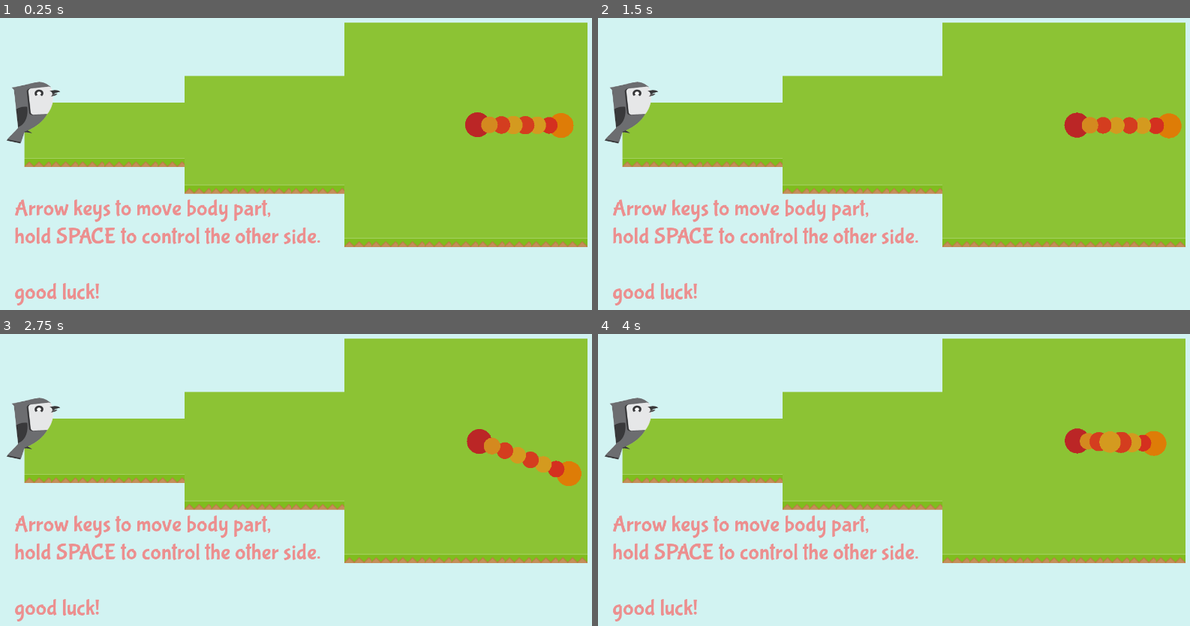
Above: before the commit, frames 1-4 (two rows, left to right).
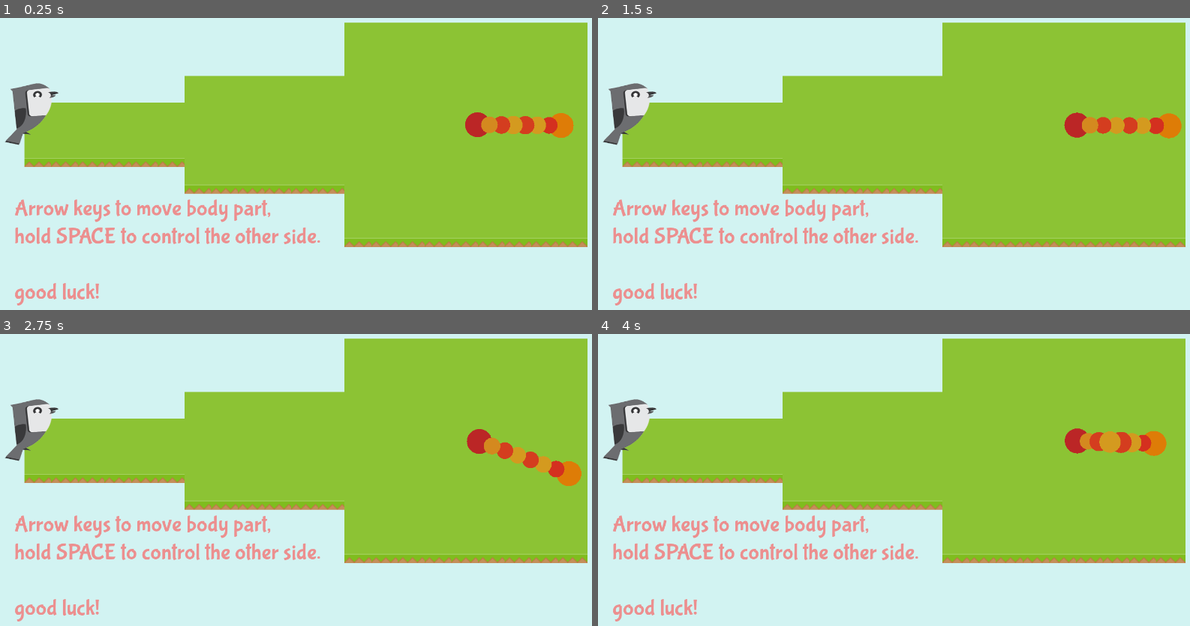
Above: after the commit, the same moments.

Repository: AlecTroemel/LudumDare46-EarlyWorm
Game: Godot game, scene res://Level/Level0.tscn
Same seed, same stepped clock (60 frames per second), same inputs: the game is played once before the commit and once after it. The project has no main scene, so this scene is started directly.
Inputs:
- Up to frame 1 (0.25 s): no input
- Up to frame 2 (1.5 s): tap Enter (ui_accept) at 0.5, 0.77 s; hold Right (ui_right) 0.53-1.28 s; tap Space at 0.6, 1.35 s; hold Down (ui_down) from 1.28 s (still down)
- Up to frame 3 (2.75 s): tap Enter (ui_accept) at 1.52 s; release Down (ui_down) at 2.03 s; hold Right (ui_right) from 2.03 s (still down); tap Space at 2.1 s
- Up to frame 4 (4 s): release Right (ui_right) at 2.78 s; hold Up (ui_up) 2.78-3.53 s; tap Space at 2.85, 3.6 s; tap Enter (ui_accept) at 3.02, 3.77 s; hold Left (ui_left) from 3.53 s (still down)

The runs differ from the first frame. In frame 1, 0.3% of the frame differs, in the area x 0-11%, y 21-44%; in frame 2, 0.3%; in frame 3, 0.3%; in frame 4, 0.3%.

Commit message:
add bite sound and music

Diff:
--- a/Bird.gd
+++ b/Bird.gd
@@ -17,5 +17,5 @@
 
 
 func _on_Area2D_area_entered(area):
+	$Bite.play()
 	emit_signal("area_entered", area)
-	pass # Replace with function body.
--- a/Bird.tscn
+++ b/Bird.tscn
@@ -7,6 +7,7 @@
 [ext_resource path="res://starving.tres" type="Animation" id=5]
 [ext_resource path="res://hungry.tres" type="Animation" id=6]
 [ext_resource path="res://happy.tres" type="Animation" id=7]
+[ext_resource path="res://assets/audio/bite.wav" type="AudioStream" id=8]
 
 [sub_resource type="AtlasTexture" id=39]
 flags = 4
@@ -226,4 +227,7 @@
 [node name="CollisionShape2D" type="CollisionShape2D" parent="Area2D"]
 position = Vector2( 61.2986, 46.2252 )
 shape = SubResource( 70 )
+
+[node name="Bite" type="AudioStreamPlayer" parent="."]
+stream = ExtResource( 8 )
 [connection signal="area_entered" from="Area2D" to="." method="_on_Area2D_area_entered"]
--- a/Level/Level0.gd
+++ b/Level/Level0.gd
@@ -36,3 +36,5 @@
 		1, 0, 1,
 		Tween.TRANS_LINEAR, Tween.EASE_IN_OUT)
 	tween.start()
+
+	$BGMusic.play()
--- a/Level/Level0.tscn
+++ b/Level/Level0.tscn
@@ -1,9 +1,10 @@
-[gd_scene load_steps=11 format=2]
+[gd_scene load_steps=12 format=2]
 
 [ext_resource path="res://Level/bricks.tres" type="TileSet" id=1]
 [ext_resource path="res://InchWorm.tscn" type="PackedScene" id=2]
 [ext_resource path="res://Bird.tscn" type="PackedScene" id=3]
 [ext_resource path="res://Level/Level0.gd" type="Script" id=4]
+[ext_resource path="res://assets/audio/backgroundwav.wav" type="AudioStream" id=5]
 
 [sub_resource type="DynamicFontData" id=9]
 font_path = "res://assets/fonts/BubblegumSans-Regular.otf"
@@ -100,5 +101,8 @@
 position = Vector2( 1151.09, 629.211 )
 
 [node name="Bird" parent="World" instance=ExtResource( 3 )]
-position = Vector2( 87.0074, 597.664 )
+position = Vector2( 83.4913, 601.18 )
+
+[node name="BGMusic" type="AudioStreamPlayer" parent="."]
+stream = ExtResource( 5 )
 [connection signal="area_entered" from="World/Bird" to="." method="_on_Bird_area_entered"]
--- a/default_bus_layout.tres
+++ b/default_bus_layout.tres
@@ -10,4 +10,4 @@
 
 [resource]
 bus/0/effect/0/effect = SubResource( 1 )
-bus/0/effect/0/enabled = true
+bus/0/effect/0/enabled = false
Not shown: 1 places in Bird.tscn that only renumber resources
Not shown, added: assets/audio/bite.wav.import
Not shown, removed: assets/audio/Bite.wav
Not shown, added: assets/audio/bite.wav
